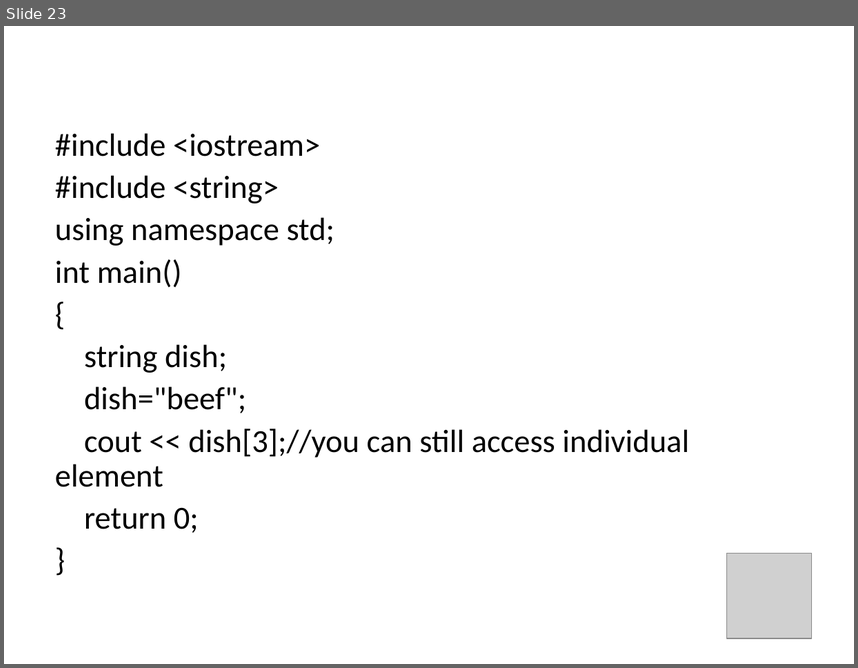
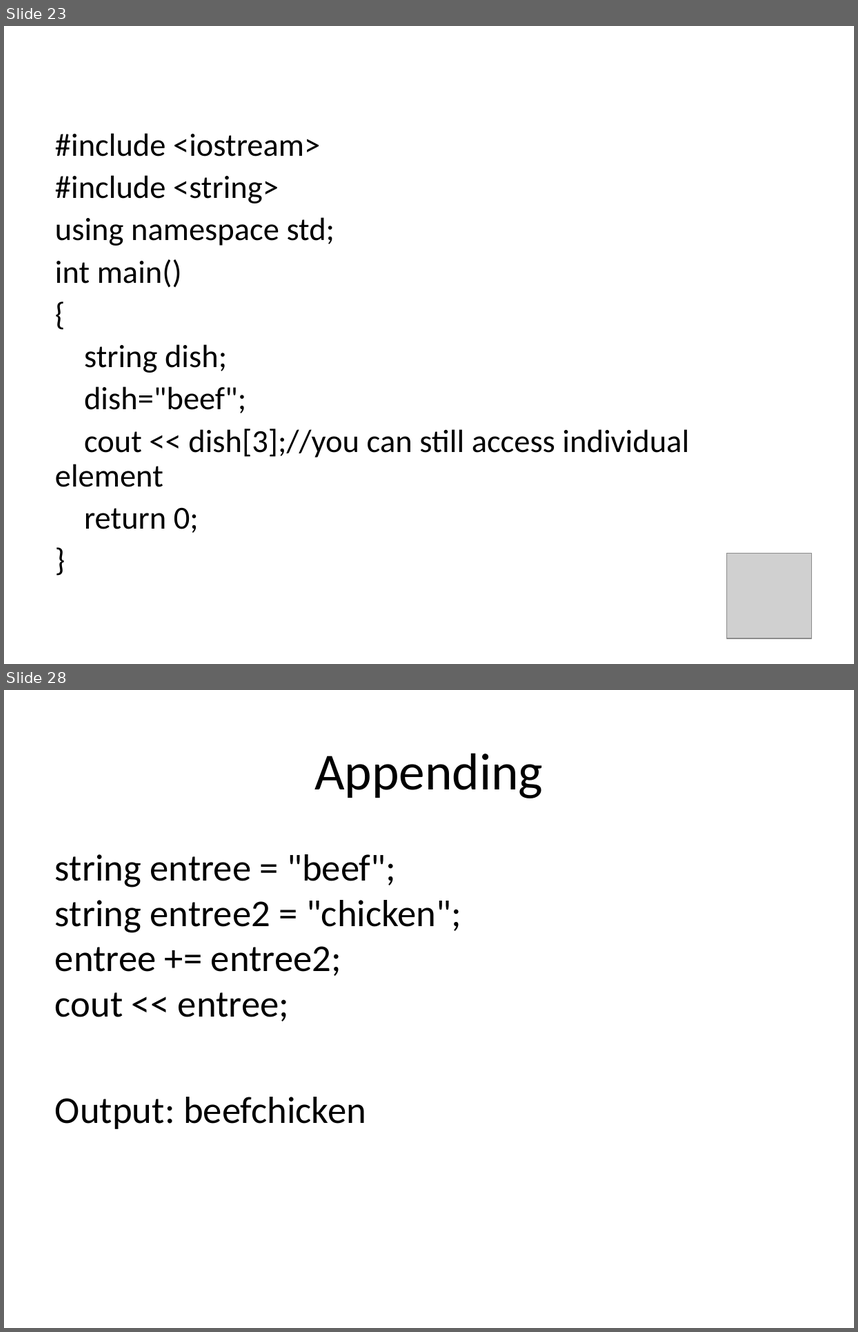
Before and after one commit to bwkeller/Computational_Physics, a slide deck: Slides/03_Arrays_Strings.odp. Shown one above the other, each under a label of ours: slide 23 before the commit, slides 23 and 28 after it; the slides between them are not shown. The pictures are 858x668 and 858x1332 pixels, drawn with LibreOffice and Linux fonts; fonts in the diff are those of the drawing; grey boxes stand for pictures. Boxes give left, top, right and bottom in pixels: in the first picture for what was removed or moved away, otherwise in the second. Text is boxed around its words. In the diff, an @@ line names an element or a change of style, - is before the commit and + after.

```diff
--- a/Slides/03_Arrays_Strings.odp
+++ b/Slides/03_Arrays_Strings.odp
@@ slide 28 added at box(4, 690, 854, 1328), background #FFFFFF @@
@@ title added at box(314, 753, 543, 798), 44 pt, text #000000 @@
+Appending
@@ text added at box(55, 854, 461, 1129), 32 pt, text #000000 @@
+string entree = "beef";
+string entree2 = "chicken";
+entree += entree2;
+cout << entree;
+Output: beefchicken
```
Also in this commit, not shown: 7 other slides added, 1 other file.
